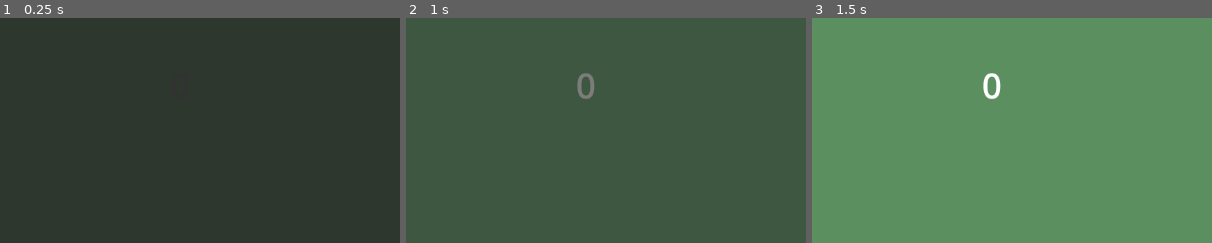
Above: before the commit, frames 1-3 (left to right).
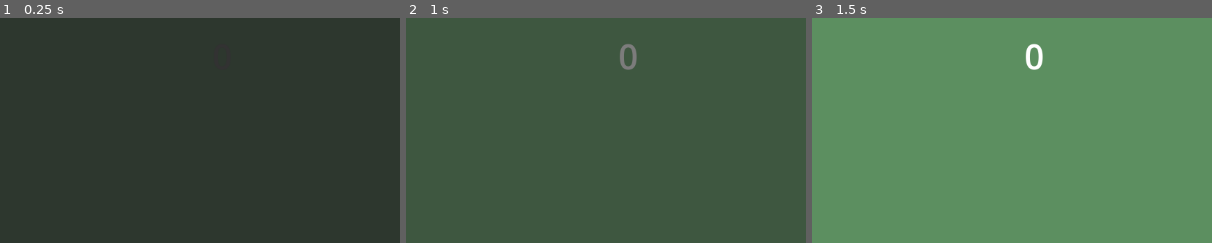
Above: after the commit, the same moments.

Repository: JuJuz1/Life-s-equilibrium
Game: Godot game, scene res://scenes/world.tscn
Two runs of this game, one before a commit and one after it. Both use one fixed random seed, a clock stepped at 60 frames per second and the inputs below.
Inputs (mouse positions are % of the whole screen's width and height, from its top left):
- Up to frame 1 (0.25 s): no input
- Up to frame 2 (1 s): tap Enter at 0.5 s; move the mouse to (72, 45) at 0.52 s; press the mouse at (72, 45) at 0.53 s
- Up to frame 3 (1.5 s): move the mouse to (30, 55) at 1.27 s; release the mouse at (30, 55) at 1.28 s; click (30, 55) at 1.35 s
The pictures show only the part of the screen within x 28-78%, y 0-50%; the shares and areas given below are measured in that part.

The runs differ from the first frame. In frame 2, 0.5% of the frame differs, in the area x 42-58%, y 11-36%; in frame 3, 0.6%.

Commit message:
Longer restart timer

Diff:
--- a/scenes/world.tscn
+++ b/scenes/world.tscn
@@ -47,10 +47,10 @@
 
 [node name="LabelProduction" type="Label" parent="UI"]
 layout_mode = 0
-offset_left = 4.0
-offset_top = -38.0
-offset_right = 44.0
-offset_bottom = 31.0
+offset_left = 65.0
+offset_top = -80.0
+offset_right = 105.0
+offset_bottom = -11.0
 theme_override_font_sizes/font_size = 50
 text = "0"
 
--- a/scripts/world.gd
+++ b/scripts/world.gd
@@ -10,9 +10,9 @@
 ## Save canvasmodulate tint
 var canvas_tint: Color
 
-## Timer to automatically restart the game if no action (not moving a character) has been taken for 1 minute
+## Timer to automatically restart the game if no action (not moving a character) has been taken for 1,5 minute
 @onready var timer_restart: Timer = $TimerRestart
-const TIMER_RESTART_TIME: int = 60
+const TIMER_RESTART_TIME: int = 90
 
 ## Production of the town and limit when a new character arrives
 var production: int = 0
